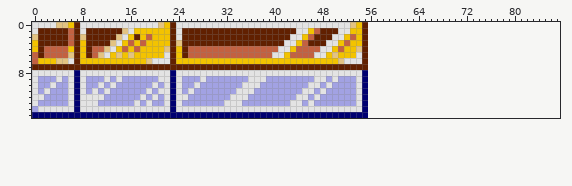
Sprite sheet -- Pang/Image_Sources/Bricks.png. The picture above was drawn from the file before the commit.
The file is 56x16 pixels. The old version is drawn lined up with the new one, on the new canvas.
After the commit:
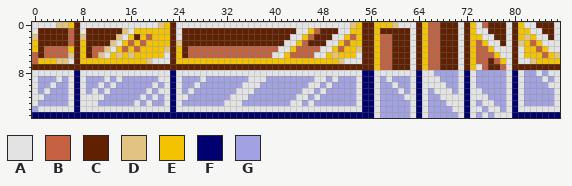
Palette (. is transparent): A #e3e3e3  B #c36141  C #612000  D #e3c382  E #f3c300  F #000071  G #a2a2e3
Commit message: Mostly fixed vertical bricks
From old to new:
canvas 56x16 -> 88x16
y 0: x 56..87 ................................ -> CEEEDAAACEBBCCCACEABCCCACEAACCCA
y 1: x 56..87 ................................ -> CECCCCCACEBBCCCACEAACCCACEEAACCA
y 2: x 56..87 ................................ -> CEBBCCCACEBBCCCACEEAACCACEDEAACA
y 3: x 56..87 ................................ -> CEBBCCCACEBBCCCACEBEAACACDEBEAAA
y 4: x 56..87 ................................ -> CEBBCCCACEBBCCCACEBBEAAACAEEBEAA
y 5: x 56..87 ................................ -> CEBBCCCACEBBCCCACEBBBEAACAEEEBED
y 6: x 56..87 ................................ -> CEBBCCCACEBBCCCACEBBCBEACAADEEEE
y 7: x 56..87 ................................ -> CEBBCCCACEBBCCCACEABCCBACCCCCCCC
y 8: x 56..87 ................................ -> FAAAAAAAFAAGGGGAFAGGGGGAFAGGAGAA
y 9: x 56..87 ................................ -> FAGAGGGAFAAAGGGAFAGGGGGAFAGGGAGA
y 10: x 56..87 ................................ -> FAGGAGGAFAAAAGGAFAGGGGGAFAGGGGAA
y 11: x 56..87 ................................ -> FAGGGAGAFAGAAAGAFAAGGGGAFAGGGGGA
y 12: x 56..87 ................................ -> FAGGGGAAFAGGAAAAFAAAGGGAFAGGGGGA
y 13: x 56..87 ................................ -> FAGGGGGAFAGGGAAAFAGAAGGAFAGGGGGA
y 14: x 56..87 ................................ -> FAGGGGGAFAGGGGAAFAAGAAGAFAAAAAAA
y 15: x 56..87 ................................ -> FAGGGGGAFAGGGGGAFAGAGAAAFFFFFFFF
